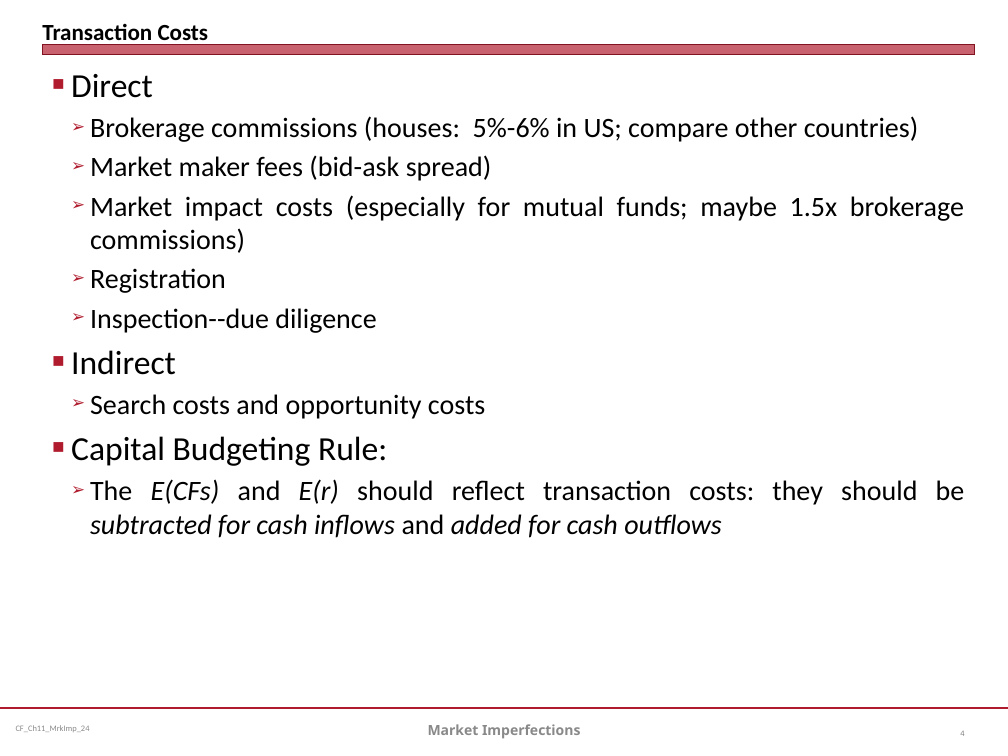
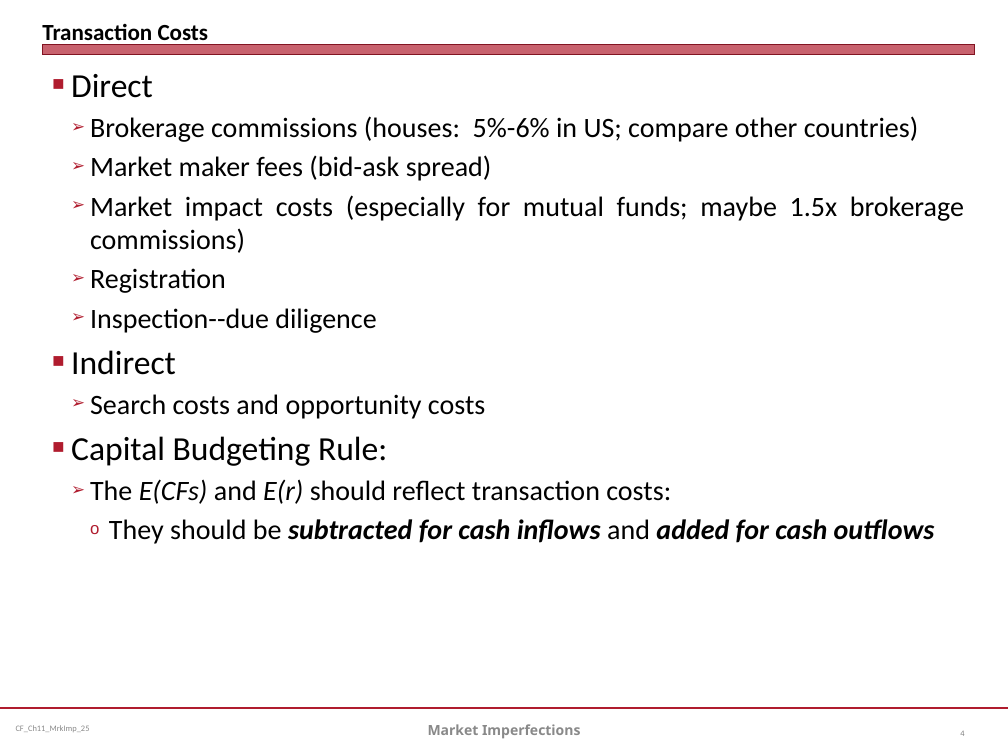
Before and after one commit to jmc877/Corporate-Finance, a slide deck: slide 4 of slides/CF_Ch11_MrkImp_24.pptx. Drawn at 1008x756 pixels with LibreOffice and Linux fonts; fonts in the diff are those of the drawing. Boxes give left, top, right and bottom in pixels: in the first picture for what was removed or moved away, otherwise in the second. Text is boxed around its words. In the diff, an @@ line names an element or a change of style, - is before the commit and + after.

```diff
--- a/slides/CF_Ch11_MrkImp_24.pptx
+++ b/slides/CF_Ch11_MrkImp_24.pptx
@@ text at (x1=90, y1=479, x2=935, y2=544): text changed @@
-  ➢ The E(CFs) and E(r) should reflect transaction costs: they should be subtracted for cash inflows and added for cash outflows
+  ➢ The E(CFs) and E(r) should reflect transaction costs:
+    o They should be subtracted for cash inflows and added for cash outflows
```
Also in this commit, not shown: 23 other slides changed, 3 other files.
